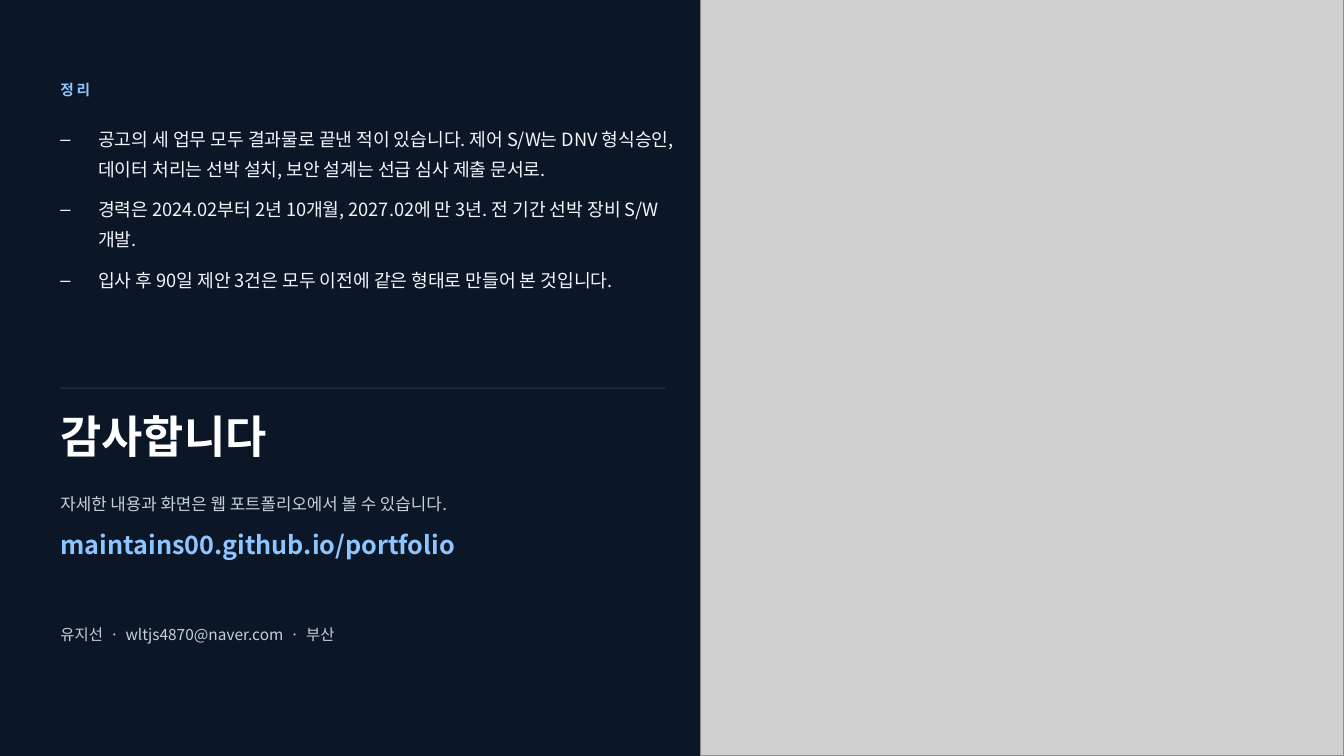
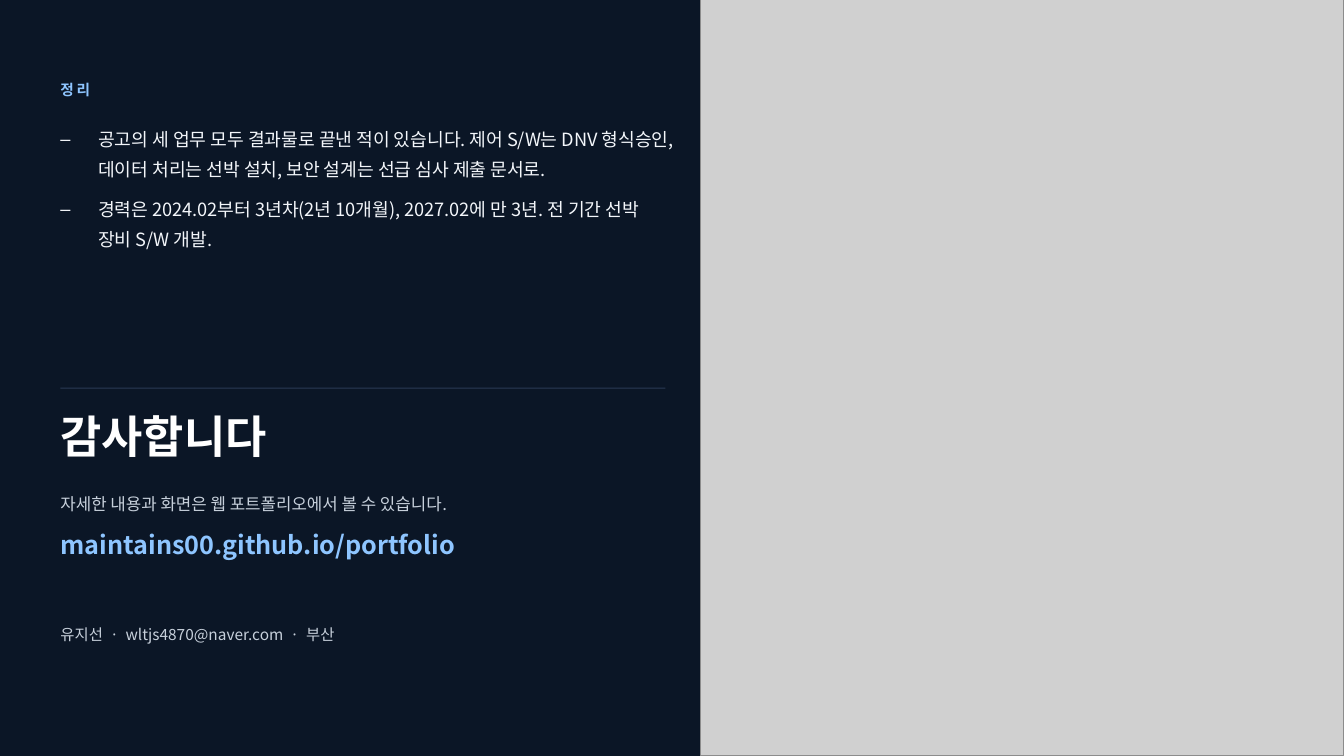
Before and after one commit to maintains00/portfolio, a slide deck: slide 20 of docs/포트폴리오_유지선.pptx (slide 21 before the commit). Drawn at 1344x756 pixels with LibreOffice and Linux fonts; fonts in the diff are those of the drawing; grey boxes stand for pictures. Boxes give left, top, right and bottom in pixels: in the first picture for what was removed or moved away, otherwise in the second. Text is boxed around its words. In the diff, an @@ line names an element or a change of style, - is before the commit and + after.

Commit message:
v4.5: 3년차 표기, 입사 후 제안 제거, 이미지 비율 유지(cover), 이력서 프로젝트 시간순

```diff
--- a/docs/포트폴리오_유지선.pptx
+++ b/docs/포트폴리오_유지선.pptx
@@ text at bbox=[98, 201, 639, 250]: text changed @@
-– 경력은 2024.02부터 2년 10개월, 2027.02에 만 3년. 전 기간 선박 장비 S/W 개발.
-– 입사 후 90일 제안 3건은 모두 이전에 같은 형태로 만들어 본 것입니다.
+– 경력은 2024.02부터 3년차(2년 10개월), 2027.02에 만 3년. 전 기간 선박 장비 S/W 개발.
```
Also in this commit, not shown: 2 other slides changed, 1 slide removed, 4 other files.
